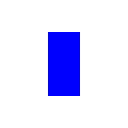
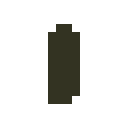
The second 128 x 128 image is a revision of the first. Changes to its layers:
painted on "Background" over (48, 24, 80, 104)
